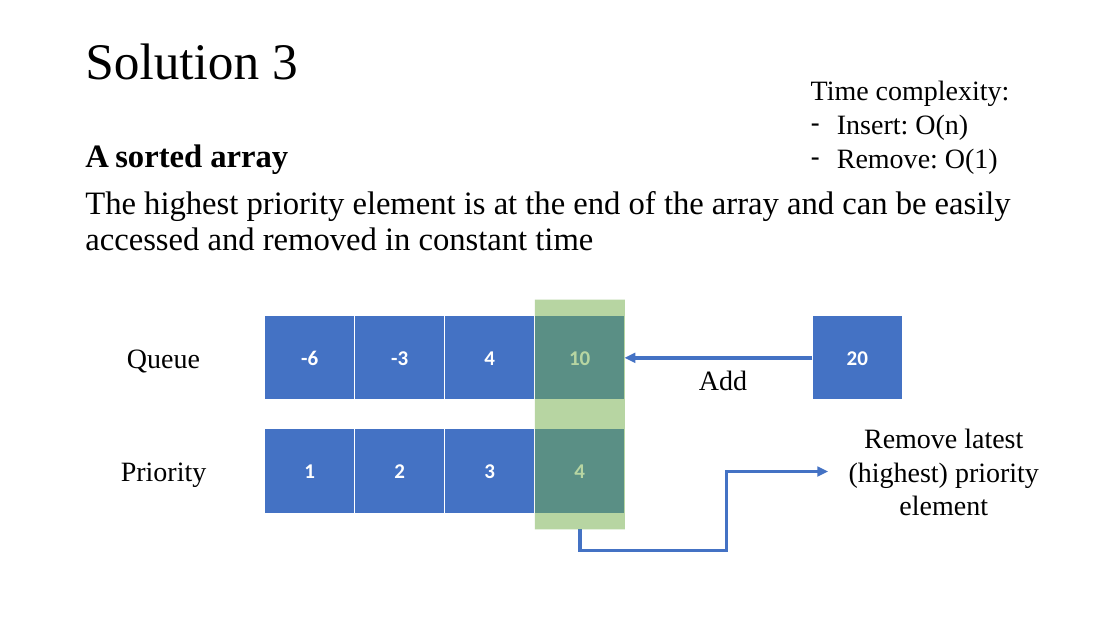
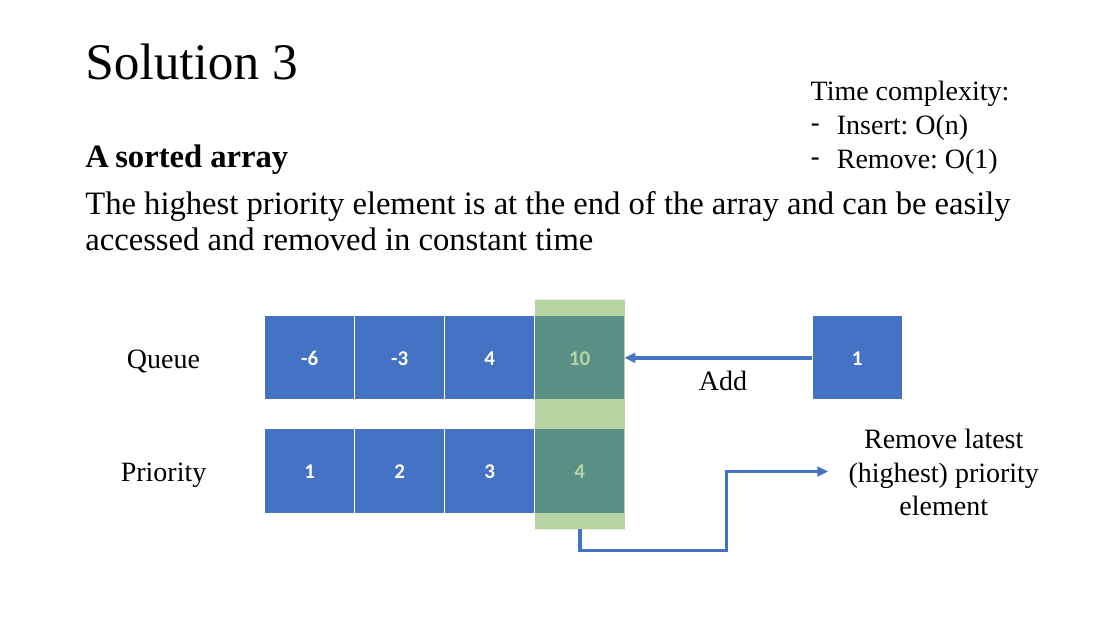
Before and after one commit to tamlhp/2801ict, a slide deck: slide 12 of week-2/problem-set/2801ict-week2.pptx. Drawn at 1120x630 pixels with LibreOffice and Linux fonts; fonts in the diff are those of the drawing. Boxes give left, top, right and bottom in pixels: in the first picture for what was removed or moved away, otherwise in the second. Text is boxed around its words. In the diff, an @@ line names an element or a change of style, - is before the commit and + after.

Commit message:
sync

```diff
--- a/week-2/problem-set/2801ict-week2.pptx
+++ b/week-2/problem-set/2801ict-week2.pptx
@@ table at [812,315,902,401] @@
-row 1, column 1: 20
+row 1, column 1: 1
```
